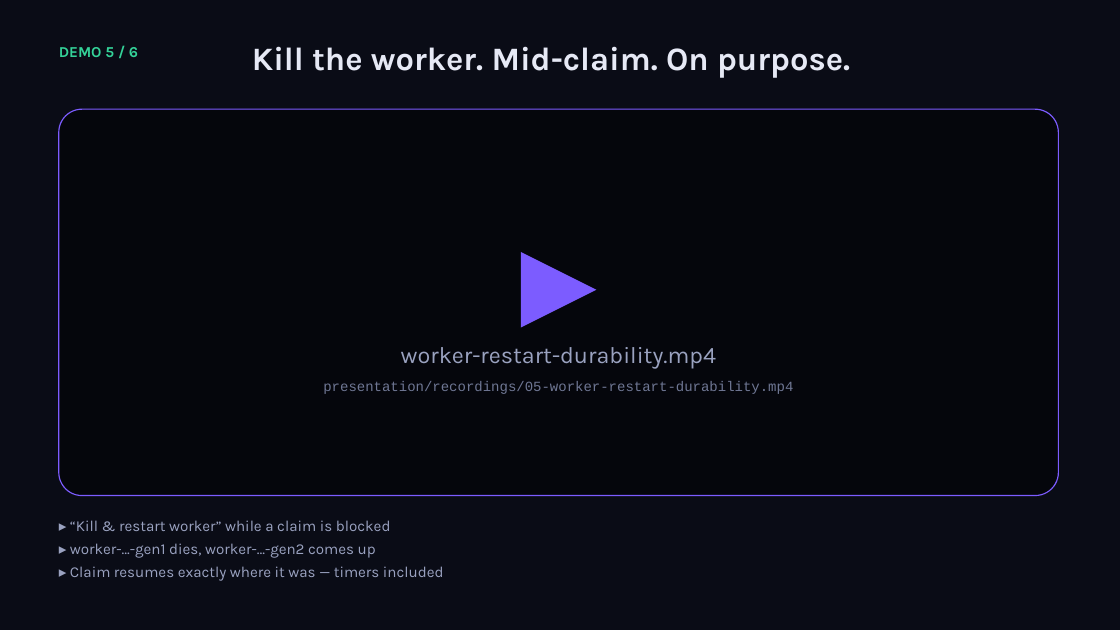
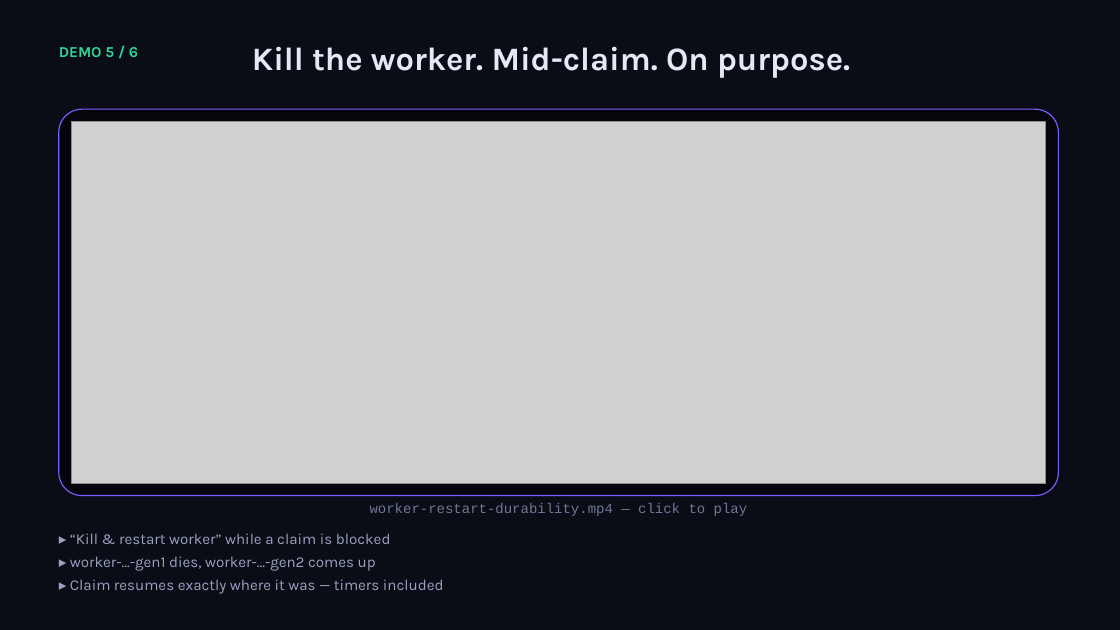
Before and after one commit to simy307/temporal-claims-demo, a slide deck: slide 22 of presentation/Lifting-the-Veil-Temporal-Talk.pptx. Drawn at 1120x630 pixels with LibreOffice and Linux fonts; fonts in the diff are those of the drawing; grey boxes stand for pictures. Boxes give left, top, right and bottom in pixels: in the first picture for what was removed or moved away, otherwise in the second. Text is boxed around its words. In the diff, an @@ line names an element or a change of style, - is before the commit and + after.

```diff
--- a/presentation/Lifting-the-Veil-Temporal-Talk.pptx
+++ b/presentation/Lifting-the-Veil-Temporal-Talk.pptx
@@ picture added at (71,122,1046,483) @@
@@ triangle removed at (521,252,597,328) @@
@@ text removed at (323,381,793,394) @@
-presentation/recordings/05-worker-restart-durability.mp4
@@ text at (370,503,748,516): text changed; size 20 to 12 pt; font Karla to Courier New; text colour #9AA2C0 to #6F7794 @@
-worker-restart-durability.mp4
+worker-restart-durability.mp4 — click to play
@@ text "▸ “Kill & restart worker” ...": place and size @@
-text "▸ “Kill & restart worker” ..." at (70,520,444,581)
+text "▸ “Kill & restart worker” ..." at (70,533,444,594)
```
Also in this commit, not shown: 6 other slides changed, 1 other file.
